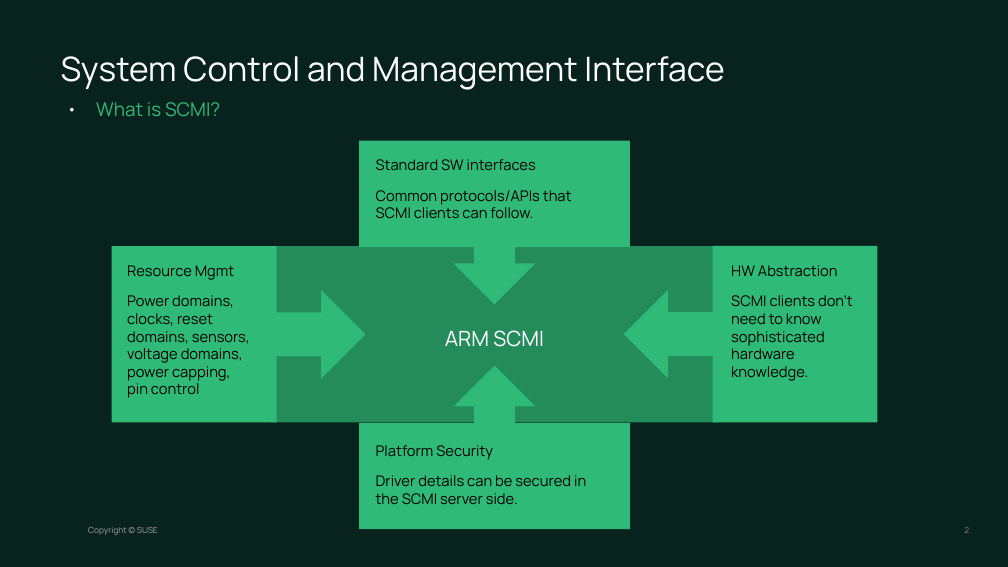
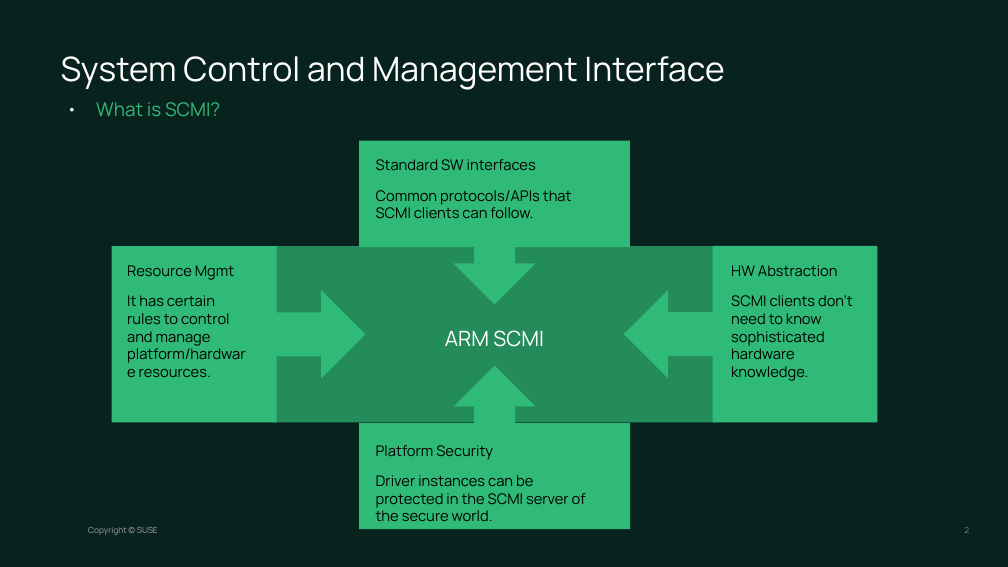
Before and after one commit to chesterlintw/conf-docs, a slide deck: slide 2 of suse-lab-conf/2023/SCMI.odp. Drawn at 1008x567 pixels with LibreOffice and Linux fonts; fonts in the diff are those of the drawing; background and template pictures are left out. Boxes give left, top, right and bottom in pixels: in the first picture for what was removed or moved away, otherwise in the second. Text is boxed around its words. In the diff, an @@ line names an element or a change of style, - is before the commit and + after.

```diff
--- a/suse-lab-conf/2023/SCMI.odp
+++ b/suse-lab-conf/2023/SCMI.odp
@@ text at [127, 295, 245, 377]: text changed @@
-Power domains, clocks, reset domains, sensors, voltage domains, power capping, pin control
+It has certain rules to control and manage platform/hardware resources.
@@ text at [376, 475, 586, 521]: text changed @@
-Driver details can be secured in the SCMI server side.
+Driver instances can be protected in the SCMI server of the secure world.
```
Also in this commit, not shown: 7 other slides changed.
